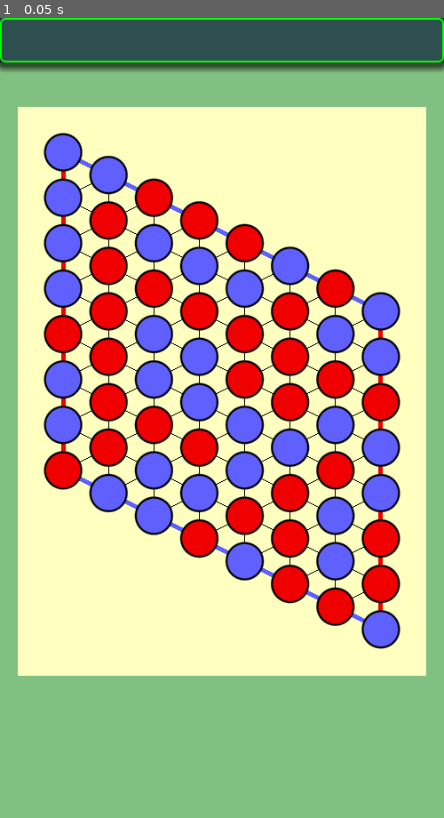
Above: before the commit, frame 1.
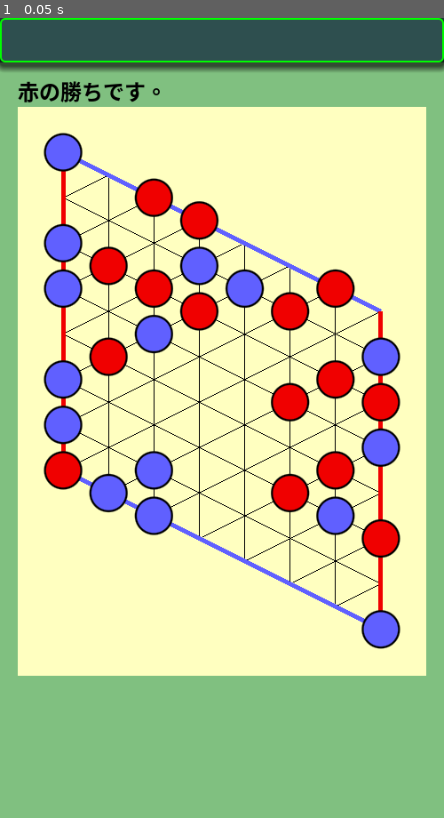
Above: after the commit, the same moment.

Repository: vivisuke/HexGame
Game: Godot game, scene res://main.tscn
Same seed, same stepped clock (60 frames per second), same inputs: the game is played once before the commit and once after it.
Inputs:
- Up to frame 1 (0.05 s): no input

The runs differ from the first frame. In frame 1, 12% of the frame differs, in the area x 4-91%, y 7-76%.

Commit message:
0013 ◎ C 01/23 01/23 0.001│ToDo│着手ごとの勝敗判定

Diff:
--- a/hexgame/main.tscn
+++ b/hexgame/main.tscn
@@ -18,6 +18,16 @@
 color = Color(0.180392, 0.309804, 0.309804, 1)
 script = ExtResource("1_afdw8")
 
+[node name="MessLabel" type="Label" parent="."]
+offset_left = 20.0
+offset_top = 63.0
+offset_right = 120.0
+offset_bottom = 100.0
+theme_override_colors/font_color = Color(0, 0, 0, 1)
+theme_override_font_sizes/font_size = 24
+text = "Message"
+vertical_alignment = 1
+
 [node name="BoardRect" type="ColorRect" parent="."]
 offset_left = 20.0
 offset_top = 100.0
--- a/hexgame/scripts/Board.gd
+++ b/hexgame/scripts/Board.gd
@@ -41,8 +41,25 @@
 		print(txt)
 func get_col(x, y):
 	return m_cells[xyToIndex(x, y)]
-func put_col(x, y, col):
-	m_cells[xyToIndex(x, y)] = col
+func find_horz(id, y):
+	for x in range(N_HORZ):
+		if m_visited[xyToIndex(x, y)] == id:
+			return true
+	return false
+func find_vert(id, x):
+	for y in range(N_HORZ):
+		if m_visited[xyToIndex(x, y)] == id:
+			return true
+	return false
+func put_col(x, y, col) -> bool:
+	var ix = xyToIndex(x, y)
+	m_cells[ix] = col
+	check_connected()
+	var id = m_visited[ix]
+	if col == BLACK:
+		return find_horz(id, 0) && find_horz(id, N_HORZ-1)
+	else:
+		return find_vert(id, 0) && find_horz(id, N_HORZ-1)
 func put_black(x, y):
 	m_cells[xyToIndex(x, y)] = BLACK
 func put_white(x, y):
--- a/hexgame/scripts/board_rect.gd
+++ b/hexgame/scripts/board_rect.gd
@@ -1,8 +1,8 @@
 extends ColorRect
 
 #const WHITE_COL = Color("pink")
-const WHITE_COL = Color("#f00000")
-const BLACK_COL = Color("#6060ff")
+const WHITE_COL = Color("#f00000")		# 赤系
+const BLACK_COL = Color("#6060ff")		# 青系
 const N_HORZ = Board.N_HORZ
 const N_VERT = Board.N_HORZ
 var CELL_WD = self.size.x / (Board.N_HORZ+1)
--- a/hexgame/scripts/main.gd
+++ b/hexgame/scripts/main.gd
@@ -3,6 +3,7 @@
 var bd
 
 func _ready():
+	#seed(1)
 	bd = Board.new()
 	$BoardRect.bd = bd
 	#bd.put_black(0, 1)
@@ -13,8 +14,13 @@
 	for i in range(64):
 		var pos = bd.sel_move_random()
 		print("put pos = ", pos)
-		bd.put_col(pos.x, pos.y, next)
+		if bd.put_col(pos.x, pos.y, next):
+			break
 		next = (Board.BLACK + Board.WHITE) - next
+	if next == Board.BLACK:
+		$MessLabel.text = "青の勝ちです。"
+	else:
+		$MessLabel.text = "赤の勝ちです。"
 	bd.print()
 	bd.check_connected()
 	bd.print_visited()
Not shown, changed: HexGame.spr
